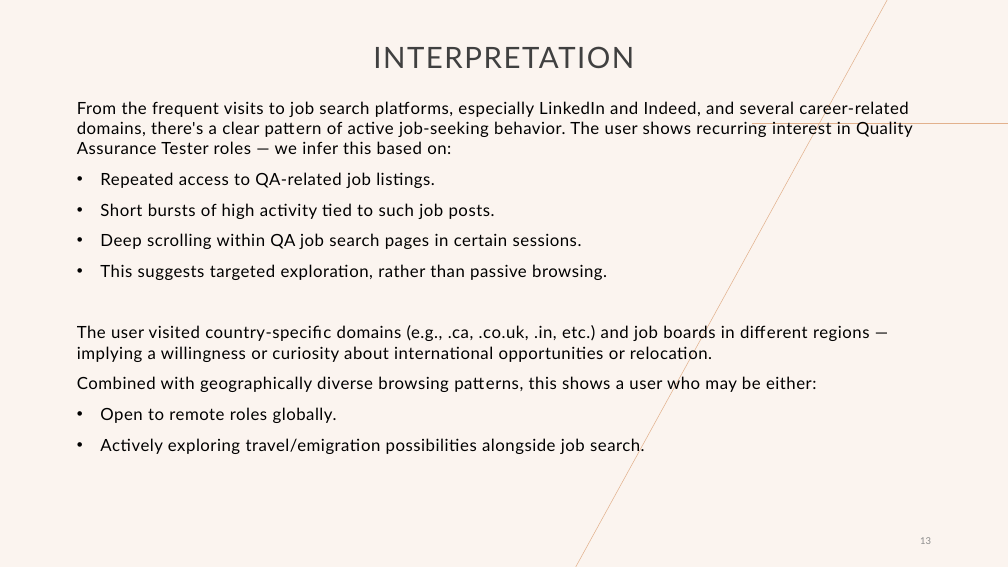
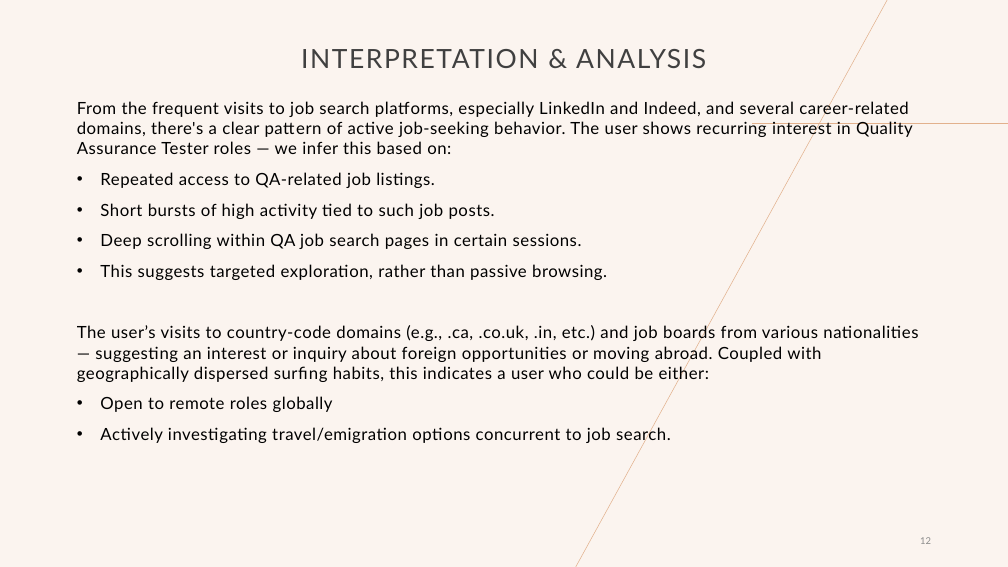
Before and after one commit to NikhilKumarBharti/Browsing-History-Analysis, a slide deck: slide 12 of ANALYSIS REPORT.pptx (slide 13 before the commit). Drawn at 1008x567 pixels with LibreOffice and Linux fonts; fonts in the diff are those of the drawing. Boxes give left, top, right and bottom in pixels: in the first picture for what was removed or moved away, otherwise in the second. Text is boxed around its words. In the diff, an @@ line names an element or a change of style, - is before the commit and + after.

```diff
--- a/ANALYSIS REPORT.pptx
+++ b/ANALYSIS REPORT.pptx
@@ title at <box>301,49,706,68</box>: text changed; size 28 to 25.2 pt @@
-INTERPRETATION
+INTERPRETATION & ANALYSIS
@@ text at <box>77,324,918,444</box>: text changed @@
-The user visited country-specific domains (e.g., .ca, .co.uk, .in, etc.) and job boards in different regions — implying a willingness or curiosity about international opportunities or relocation.
-Combined with geographically diverse browsing patterns, this shows a user who may be either:
-• Open to remote roles globally.
-• Actively exploring travel/emigration possibilities alongside job search.
+The user’s visits to country-code domains (e.g., .ca, .co.uk, .in, etc.) and job boards from various nationalities — suggesting an interest or inquiry about foreign opportunities or moving abroad. Coupled with geographically dispersed surfing habits, this indicates a user who could be either:
+• Open to remote roles globally
+• Actively investigating travel/emigration options concurrent to job search.
```
Also in this commit, not shown: 4 other slides changed, 1 slide removed, 1 other file.
